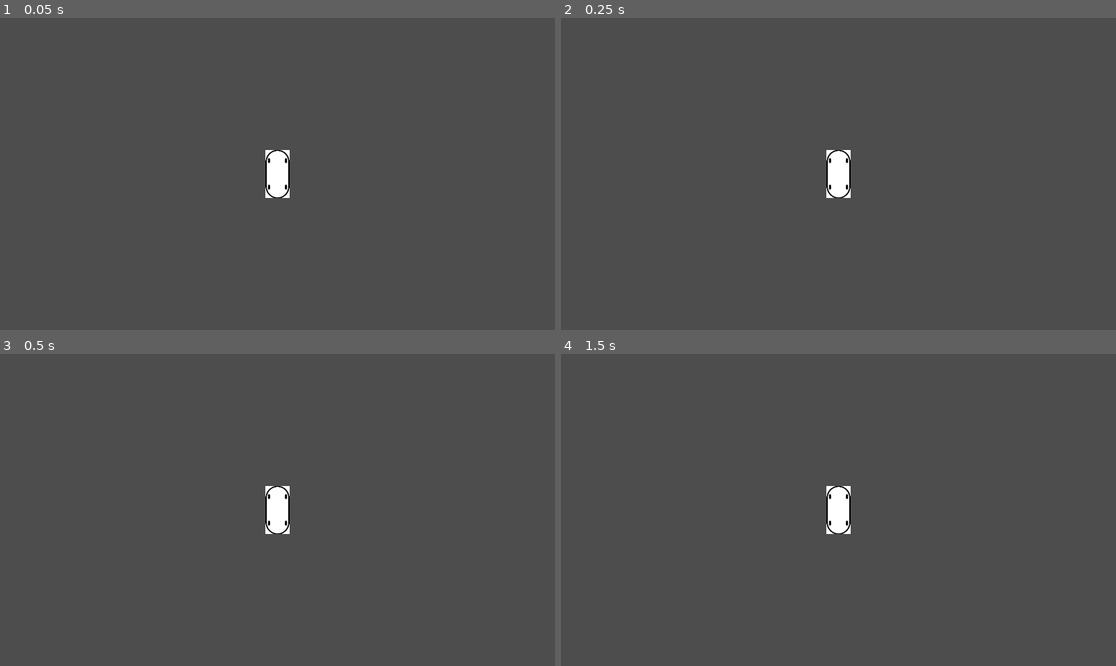
Above: before the commit, frames 1-4 (two rows, left to right).
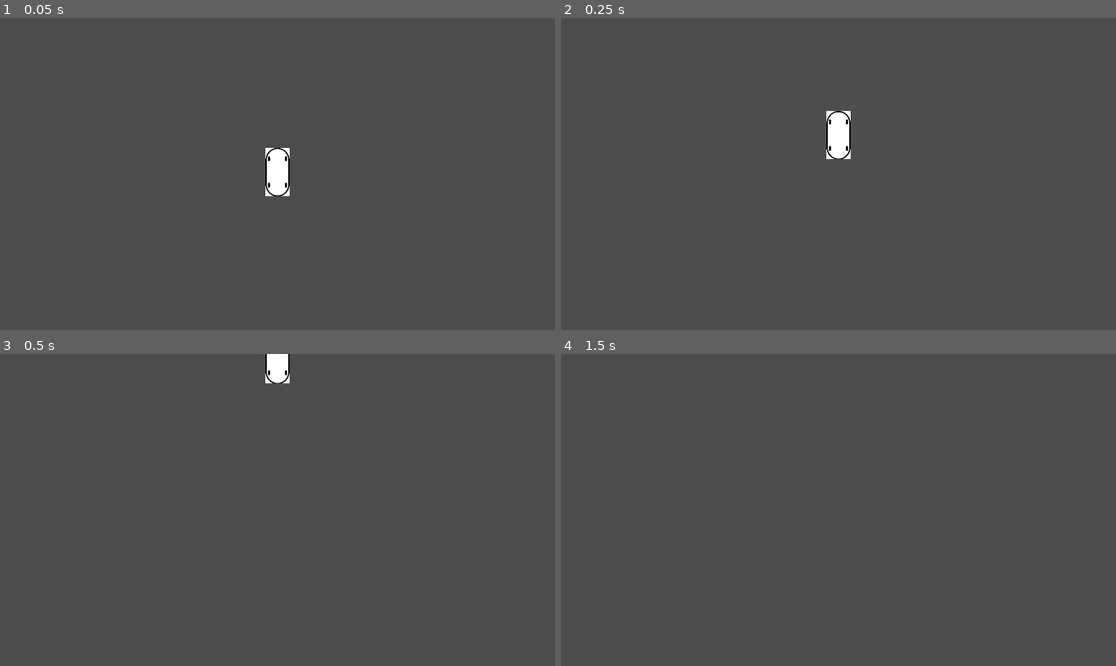
Above: after the commit, the same moments.

Repository: Eliyaan/IA_Voitures_GeneticAlgorithm
Game: Godot game, scene res://scene/main.tscn
Two runs of this game, one before a commit and one after it. Both use one fixed random seed, a clock stepped at 60 frames per second and the inputs below.
Inputs:
- Up to frame 1 (0.05 s): no input
- Up to frame 2 (0.25 s): no input
- Up to frame 3 (0.5 s): no input
- Up to frame 4 (1.5 s): tap Enter at 1.25 s

The runs differ from the first frame. In frame 1, 0.2% of the frame differs, in the area x 47-53%, y 41-58%; in frame 2, 1.1%, in the area x 47-53%, y 29-58%; in frame 3, 1.1%; in frame 4, 0.7%.

Commit message:
_

Diff:
--- a/codes/voiture.gd
+++ b/codes/voiture.gd
@@ -1,4 +1,5 @@
 extends Node2D
+var deplac = [0, 0]
 var nn = {
 	#Consts
 	"nb_inputs" = 9,
@@ -91,7 +92,12 @@
 
 # Called every frame. 'delta' is the elapsed time since the previous frame.
 func _process(_delta):
-	print(think([0.9, 0.1, -1, 0.3, 0.5, 0.4, 0.1, 1.2, -0.8]))
+	var result = think([0.9, 0.1, -1, 0.3, 0.5, 0.4, 0.1, 1.2, -0.8])
+	deplac[1] -= result[0]
+	print(deplac)
+
+	position.x += deplac[0]
+	position.y += deplac[1]
 
 func think(inputs):
 	reset()
